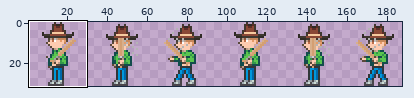
Sprite sheet, stored at FarmBattle/Assets/Graph/Asset 2D/Player/Character_1_sideBatHitG.png. The picture above shows the old version from afar; the outline marks the close-up.
Close-up. Before the commit:
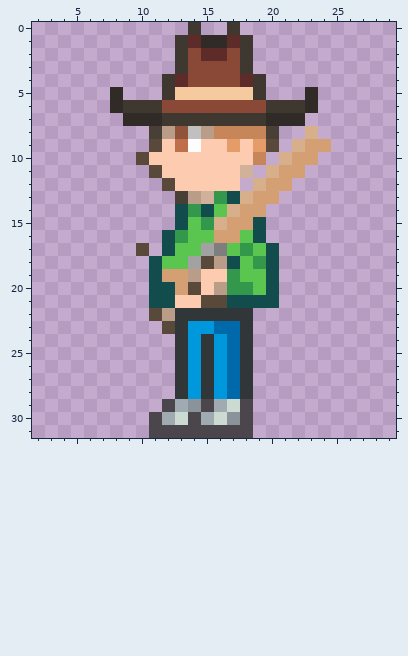
Colours within 5 levels of each other are drawn and written as one. Shown: x 2..29, y 0..31. The wide view leaves out empty margins. The commit also changed other parts of the picture, which this record leaves out.
Once edited:
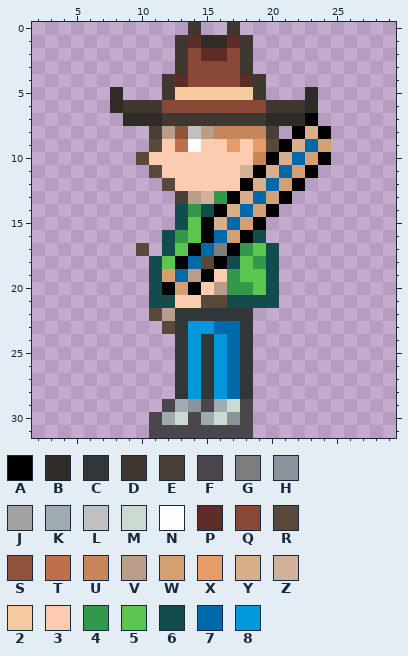
Palette (. is transparent): A #000000  B #302b26  C #313638  D #3f3830  E #484036  F #4a464b  G #7e7e7e  H #8a939a  J #a2a2a2  K #a0abb1  L #c0c0c0  M #ccdbd1  N #fdfdfd  P #5d2c28  Q #8a4836  R #59493a  S #8f5439  T #bf6f4a  U #c6865a  V #ba9d88  W #d49f73  X #e69c69  Y #d8af8b  Z #d2b19a  2 #f6ca9f  3 #fdcbb0  4 #33984b  5 #5ac54f  6 #134c4c  7 #0069aa  8 #0098dc
What changed:
file 1920x320 -> 192x32 pixels (blocks of 10x10 -> 1x1; one block is one cell here)
Changed rows in their new state; - is an unchanged pixel.
first column x 12:
 7 -----------A-
 8 ----------A-A
 9 ---------A-7-
10 --------A-7-A
11 -------A-7-A-
12 ------A-7-A--
13 -----A-7-A---
14 ----A-7-A----
15 ---A-7-A-----
16 ---A7-A------
17 --A7-A-------
18 -A7-A--------
19 -7-A---------
20 A-A----------
Boxes around the changes in both close-ups, in picture pixels (x1, y1, x2, y2):
changed: (162, 113, 331, 295)
